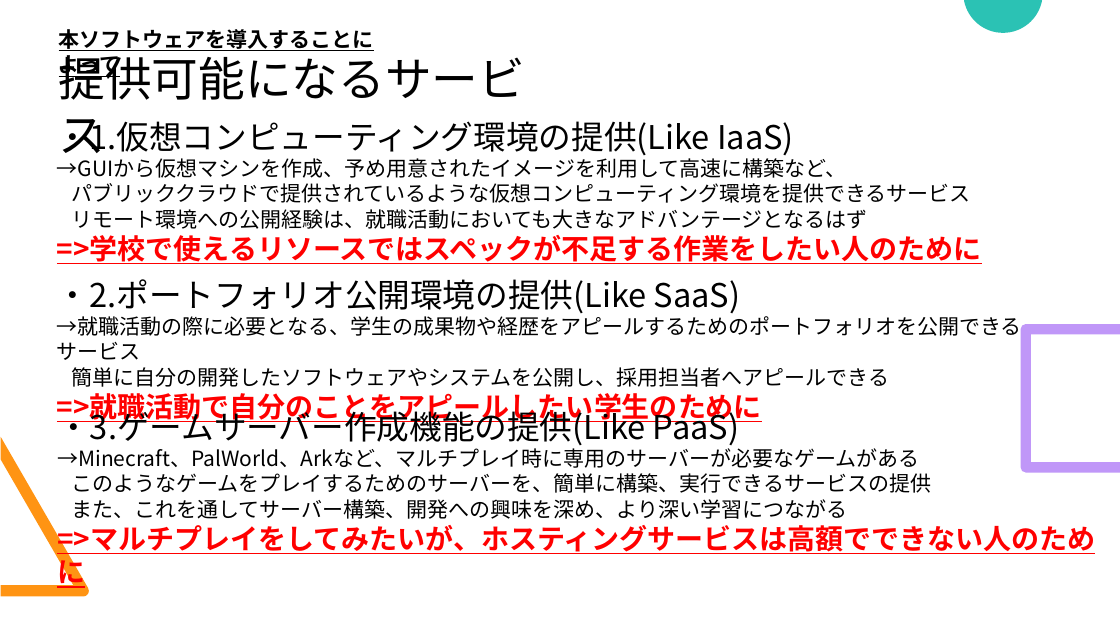
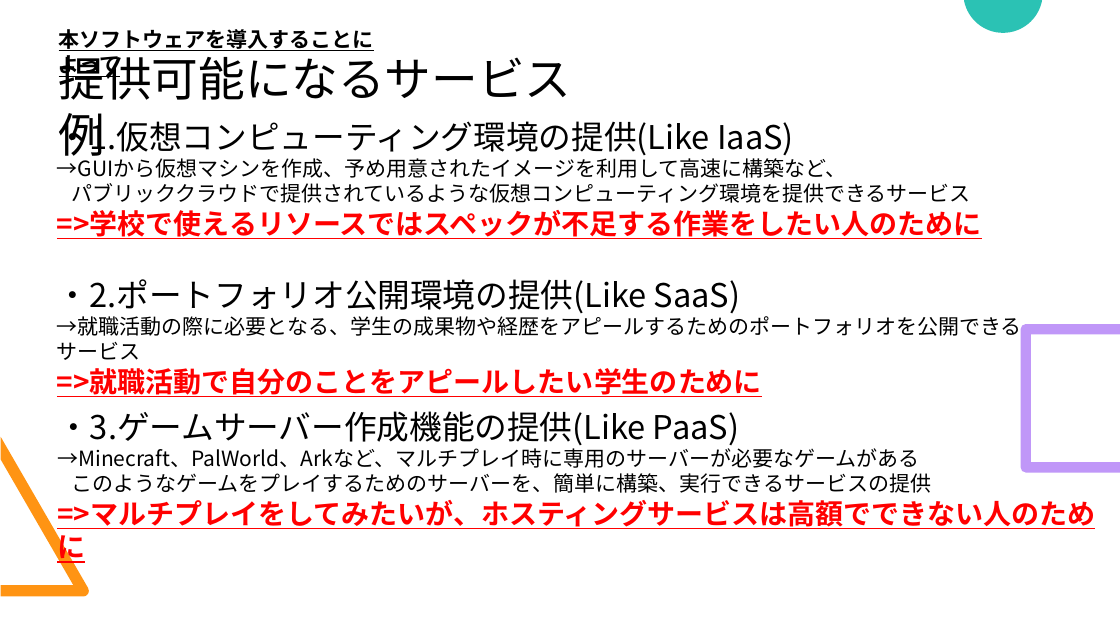
Before and after one commit to okkass/Kamata-Cloud-Infrastructure, a slide deck: slide 3 of docs/2025_0725_発表用スライド.pptx. Drawn at 1120x630 pixels with LibreOffice and Linux fonts; fonts in the diff are those of the drawing. Boxes give left, top, right and bottom in pixels: in the first picture for what was removed or moved away, otherwise in the second. Text is boxed around its words. In the diff, an @@ line names an element or a change of style, - is before the commit and + after.

```diff
--- a/docs/2025_0725_発表用スライド.pptx
+++ b/docs/2025_0725_発表用スライド.pptx
@@ text at (x1=59, y1=50, x2=572, y2=100): text changed @@
-提供可能になるサービス
+提供可能になるサービス例
@@ text at (x1=71, y1=209, x2=867, y2=229): paragraph removed @@
-リモート環境への公開経験は、就職活動においても大きなアドバンテージとなるはず
@@ text at (x1=71, y1=367, x2=889, y2=387): paragraph removed @@
-簡単に自分の開発したソフトウェアやシステムを公開し、採用担当者へアピールできる
@@ text at (x1=71, y1=499, x2=847, y2=519): paragraph removed @@
-また、これを通してサーバー構築、開発への興味を深め、より深い学習につながる
```
Also in this commit, not shown: 1 other slide changed, 5 slides removed.
